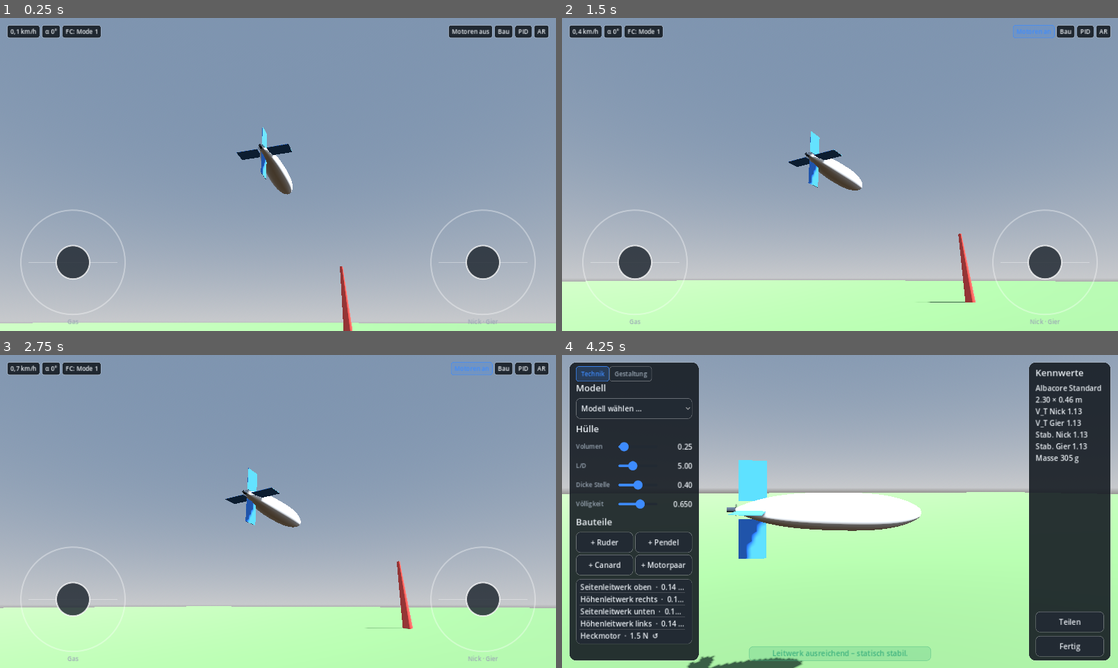
Above: before the commit, frames 1-4 (two rows, left to right).
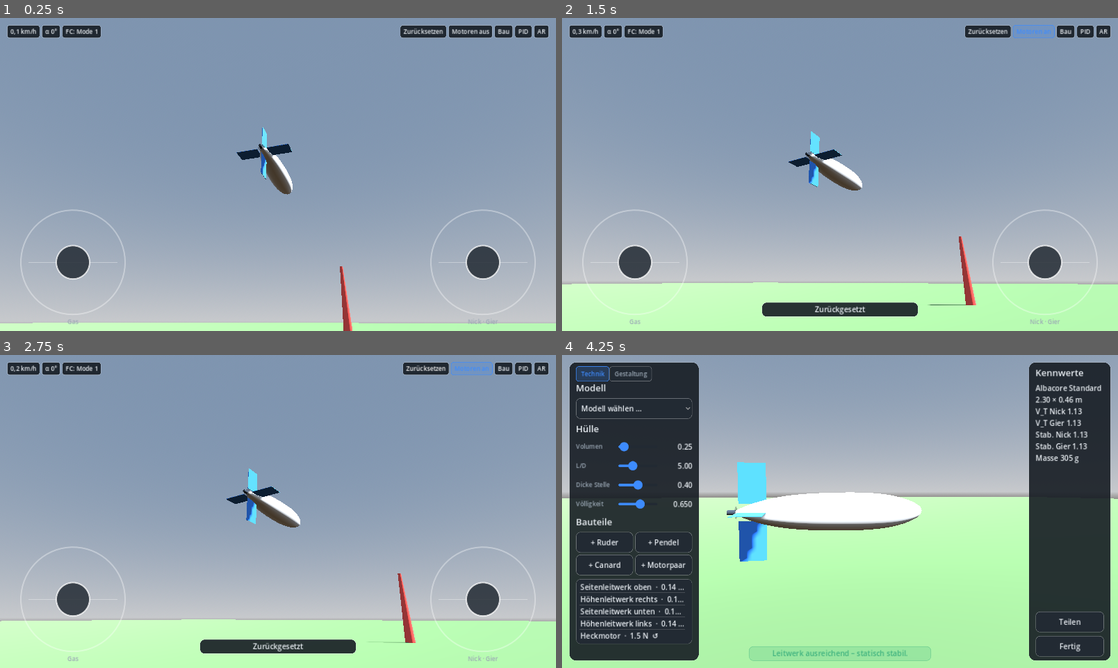
Above: after the commit, the same moments.

Repository: DerFink/AR-Airship-Regatta
Game: Godot game, scene res://main.tscn
Same seed, same stepped clock (60 frames per second), same inputs: the game is played once before the commit and once after it.
Inputs (mouse positions are in pixels of both pictures, inside the frame that each line leads up to):
- Up to frame 1 (0.25 s): no input
- Up to frame 2 (1.5 s): click (984, 30) at 0.5 s, where only the run after the commit has a clickable "Zurücksetzen"; click "Motoren aus" at 1.25 s
- Up to frame 3 (2.75 s): click (428, 367) at 2 s, where only the run after the commit has a clickable "Zurücksetzen"
- Up to frame 4 (4.25 s): click "Motoren an" at 2.75 s; click "Bau" at 3.5 s

The runs differ from the first frame. In frame 1, 0.3% of the frame differs, in the area x 72-81%, y 2-7%; in frame 2, 2.6%; in frame 3, 5.9%, in the area x 0-100%, y 2-96%; in frame 4, 2.4%.

Commit message:
0.3.4: Knopf Zurücksetzen, kein Zoom in der Pilotensicht
Co-Authored-By: Claude Opus 5.5 <noreply@anthropic.com>
Claude-Session: https://claude.ai/code/session_01Xgsk6p1jBUDNUGARxk5h6Q

Diff:
--- a/airship_physics.gd
+++ b/airship_physics.gd
@@ -1,3 +1,4 @@
+# 2026-10-27 12:55 – reset_to(): Schiff im Physikschritt an den Startpunkt versetzen, Geschwindigkeiten/Motoren/Ruder nullen
 # 2026-10-27 12:23 – Motoren bekommen ihre Anströmung (Schubabfall mit der Fahrt); Anstellwinkel erst ab 1 m/s angezeigt (vorher z. B. 105° beim Absinken im Stand)
 # 2026-10-27 11:08 – Modellname und Gestaltung (livery) als Teil der Konfiguration
 # 2026-10-27 10:42 – rebuild_mass_properties() platziert alle Bauteile parametrisch neu (place_on_hull) und meldet Änderungen per Signal config_changed (für Darstellung/Baukasten)
@@ -83,6 +84,7 @@
 var surface_moment: Vector3 = Vector3.ZERO
 var hull_viscous_moment: Vector3 = Vector3.ZERO
 var vector_moment: Vector3 = Vector3.ZERO
+var _reset_to = null                 ## Transform3D, wenn ein Zurücksetzen ansteht
 
 
 func _ready() -> void:
@@ -141,7 +143,26 @@
 # =============================================================================
 # Der eigentliche 6-DOF-Schritt
 # =============================================================================
+## Schiff an eine Stelle zurücksetzen (Startpunkt). Wird im nächsten
+## Physikschritt ausgeführt – nur dort darf man einen RigidBody sicher
+## versetzen. Geschwindigkeiten, Motoren und Ruder werden genullt.
+func reset_to(xform: Transform3D) -> void:
+	_reset_to = xform
+	for m in motors:
+		m._throttle = 0.0
+		m._swivel_deg = 0.0
+	for s in surfaces:
+		s._servo_deg = 0.0
+		s._flex_deg = 0.0
+
+
 func _integrate_forces(state: PhysicsDirectBodyState3D) -> void:
+	if _reset_to != null:
+		state.transform = _reset_to
+		state.linear_velocity = Vector3.ZERO
+		state.angular_velocity = Vector3.ZERO
+		_reset_to = null
+		return
 	var dt := state.step
 	var body_basis := state.transform.basis.orthonormalized()   # Körper → Welt
 	var to_body := body_basis.transposed()  # Welt → Körper (orthonormal)
--- a/main.gd
+++ b/main.gd
@@ -1,3 +1,4 @@
+# 2026-10-27 12:55 – Kein Zoom mehr (fester Bildwinkel 60°, Wunsch des Nutzers); Knopf „Zurücksetzen“ stellt das Schiff an den Startpunkt
 # 2026-10-27 12:52 – Pilotensicht wie beim RC-Fliegen: fester Standort (1 m Richtung Mitte, 3 m neben Pylon 1, Augenhöhe 1,7 m), Blick folgt dem Schiff mit sanftem Zoom; Strecke mit zwei Pylonen im Abstand von 25 m; Start 6 m vor dem Piloten in 4 m Höhe
 # 2026-10-27 12:22 – Fix: Vollbild-Anker mit set_anchors_and_offsets_preset (vorher blieb die Fläche 0 px groß → Knüppel und Menüs landeten oben links)
 # 2026-10-27 11:08 – Teilen-Dialog als eigene Ansicht; Sound: Propellergeräusch je Motor (wird bei Bauteil-Änderungen neu aufgebaut), ruhige Töne + leiser Klangteppich nur im Baukasten, im Flug sonst Stille
@@ -26,11 +27,8 @@
 const PILOT_EYE := Vector3(1.0, 1.7, 3.0)
 ## Startpunkt des Luftschiffs: 6 m die Strecke hinauf, 4 m hoch, Nase Richtung Pylon 2
 const SHIP_START := Vector3(6.0, 4.0, 0.0)
-## Sanftes Mitzoomen wie mit einem Fernglas: bis ZOOM_NEAR m volles Blickfeld,
-## danach wird der Bildwinkel kleiner, damit das Schiff erkennbar bleibt.
-const FOV_WIDE := 60.0
-const FOV_TIGHT := 18.0
-const ZOOM_NEAR := 10.0
+## Fester Bildwinkel wie mit bloßem Auge (kein Zoom – weit weg = klein).
+const FOV := 60.0
 
 var ship: AirshipPhysics
 var visual: AirshipVisual
@@ -139,7 +137,7 @@
 	add_child(ui_sounds)
 
 	camera = Camera3D.new()
-	camera.fov = 60
+	camera.fov = FOV
 	add_child(camera)
 	camera.make_current()
 
@@ -191,6 +189,7 @@
 	hud.builder_requested.connect(func(): _set_view(View.BUILD))
 	hud.pid_requested.connect(func(): _set_view(View.PID))
 	hud.ar_requested.connect(ar.toggle)
+	hud.reset_requested.connect(reset_ship)
 	builder.closed.connect(func(): _set_view(View.FLY))
 	builder.share_requested.connect(func(): _set_view(View.SHARE))
 	builder.ui_action.connect(ui_sounds.chime)
@@ -199,6 +198,15 @@
 	pid.closed.connect(func(): _set_view(View.FLY))
 	watchdog.notice.connect(func(t): hud.show_notice(t, "warning"))
 	ar.ar_state_changed.connect(func(on, msg): hud.set_ar_active(on); hud.show_notice(msg, "info", 2.0))
+
+
+## Schiff an den Startpunkt zurück (Nase Richtung Pylon 2), Regler neu starten.
+## Der Motor-Schalter bleibt, wie er ist – der Gasknüppel steht ja in der Mitte.
+func reset_ship() -> void:
+	var xf := Transform3D(Basis(Vector3.UP, -PI * 0.5), SHIP_START)
+	ship.reset_to(xf)
+	fc._reset_integrators()
+	hud.show_notice("Zurückgesetzt", "info", 1.5)
 
 
 func _set_view(v: View) -> void:
@@ -226,12 +234,8 @@
 	if view == View.BUILD or view == View.SHARE:
 		# Baukasten: seitlich nah am Modell, normales Blickfeld
 		camera.global_position = camera.global_position.lerp(p + Vector3(0, L * 0.25, L * 1.4), a)
-		camera.fov = lerpf(camera.fov, FOV_WIDE, a)
 	else:
-		# Flug: fester Pilotenstandort, Blick folgt dem Schiff, sanft zoomen
+		# Flug: fester Pilotenstandort, Blick folgt dem Schiff (fester Bildwinkel)
 		camera.global_position = camera.global_position.lerp(PILOT_EYE, a)
-		var dist := PILOT_EYE.distance_to(p)
-		var fov_target := clampf(FOV_WIDE * ZOOM_NEAR / maxf(dist, ZOOM_NEAR), FOV_TIGHT, FOV_WIDE)
-		camera.fov = lerpf(camera.fov, fov_target, clampf(dt * 1.5, 0.0, 1.0))
 	if camera.global_position.distance_to(p) > 0.01:
 		camera.look_at(p, Vector3.UP)
--- a/tests/ui_test.gd
+++ b/tests/ui_test.gd
@@ -48,6 +48,12 @@
 			main.hud.stick_right.value = Vector2.ZERO
 		420:
 			print("Rückwärts: v=%.2f m/s, Motor-Drehzahl %.0f U/min, rückwärts=%s" % [main.ship.airspeed, main.ship.motors[0].rpm(), main.ship.motors[0].is_reversing()])
+			main.hud.stick_left.value = Vector2.ZERO
+			main.reset_ship()
+		421:
+			pass
+		423:
+			print("Zurückgesetzt: Position %s, v=%.2f m/s, Kamera-Bildwinkel %.0f°" % [main.ship.global_position.snapped(Vector3.ONE * 0.1), main.ship.linear_velocity.length(), main.camera.fov])
 			main._set_view(main.View.BUILD)
 			main.ship.livery.text = "TEST"
 			main.builder.get_child(0).get_child(0).current_tab = 1   # Reiter Gestaltung
--- a/ui/flight_hud.gd
+++ b/ui/flight_hud.gd
@@ -1,3 +1,4 @@
+# 2026-10-27 12:55 – Knopf „Zurücksetzen“ oben rechts (vor „Motoren“)
 # 2026-10-27 12:24 – Eigene Layout-Funktion: Telemetrie, Menüs, Knüppel und Hinweis werden aus der Bildschirmgröße platziert (Knüppel lagen sonst außerhalb des Bildes)
 # 2026-10-27 12:22 – Fix: Vollbild-Anker mit set_anchors_and_offsets_preset (vorher blieb die Fläche 0 px groß → Knüppel und Menüs landeten oben links)
 # 2026-10-27 10:42 – Erstversion: Flugansicht nach freigegebenem Entwurf (Telemetrie oben links, Menüs oben rechts, zwei Knüppel, Hinweis unten mittig) + Motor-Schalter (Failsafe-Armen)
@@ -19,6 +20,7 @@
 signal builder_requested
 signal pid_requested
 signal ar_requested
+signal reset_requested
 
 var fc: FlightController
 var ship: AirshipPhysics
@@ -62,6 +64,8 @@
 	_btn_arm = UITheme.make_pill("Motoren aus", true)
 	_btn_arm.toggle_mode = true
 	_btn_arm.toggled.connect(_on_arm_toggled)
+	var b_reset := UITheme.make_pill("Zurücksetzen", true)
+	b_reset.pressed.connect(func(): reset_requested.emit())
 	var b_build := UITheme.make_pill("Bau", true)
 	b_build.pressed.connect(func(): builder_requested.emit())
 	var b_pid := UITheme.make_pill("PID", true)
@@ -69,7 +73,7 @@
 	_btn_ar = UITheme.make_pill("AR", true)
 	_btn_ar.toggle_mode = true
 	_btn_ar.pressed.connect(func(): ar_requested.emit())
-	for b in [_btn_arm, b_build, b_pid, _btn_ar]: tr.add_child(b)
+	for b in [b_reset, _btn_arm, b_build, b_pid, _btn_ar]: tr.add_child(b)
 
 	# --- Knüppel ------------------------------------------------------------
 	stick_left = TouchStick.new()
Not shown, changed: export_presets.cfg
